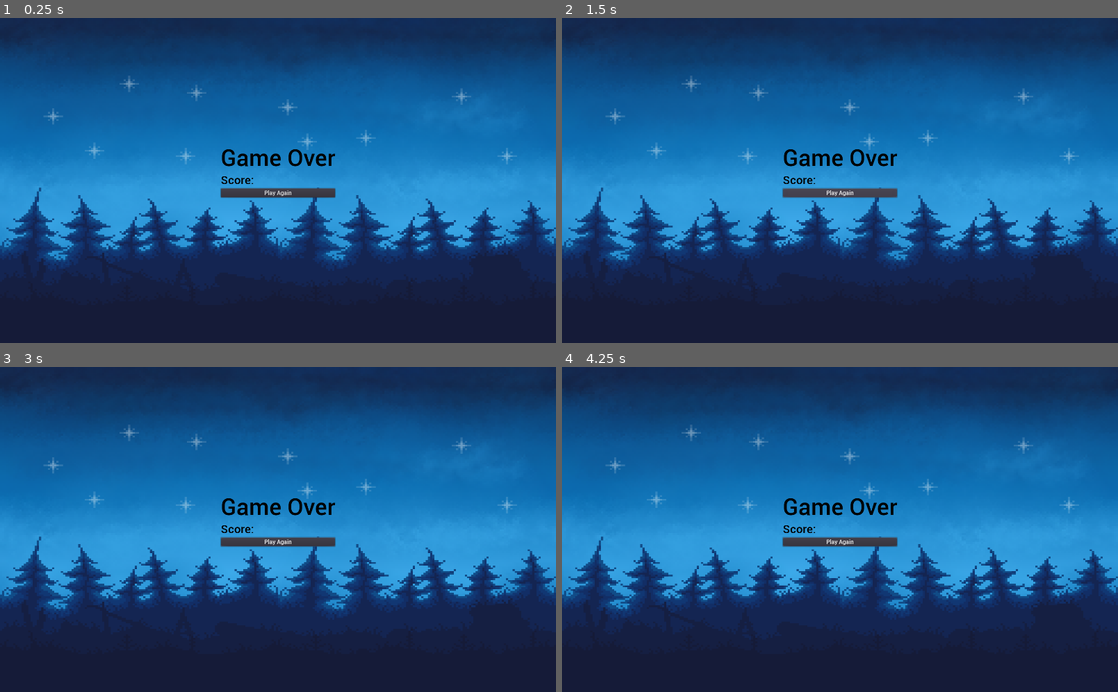
Above: before the commit, frames 1-4 (two rows, left to right).
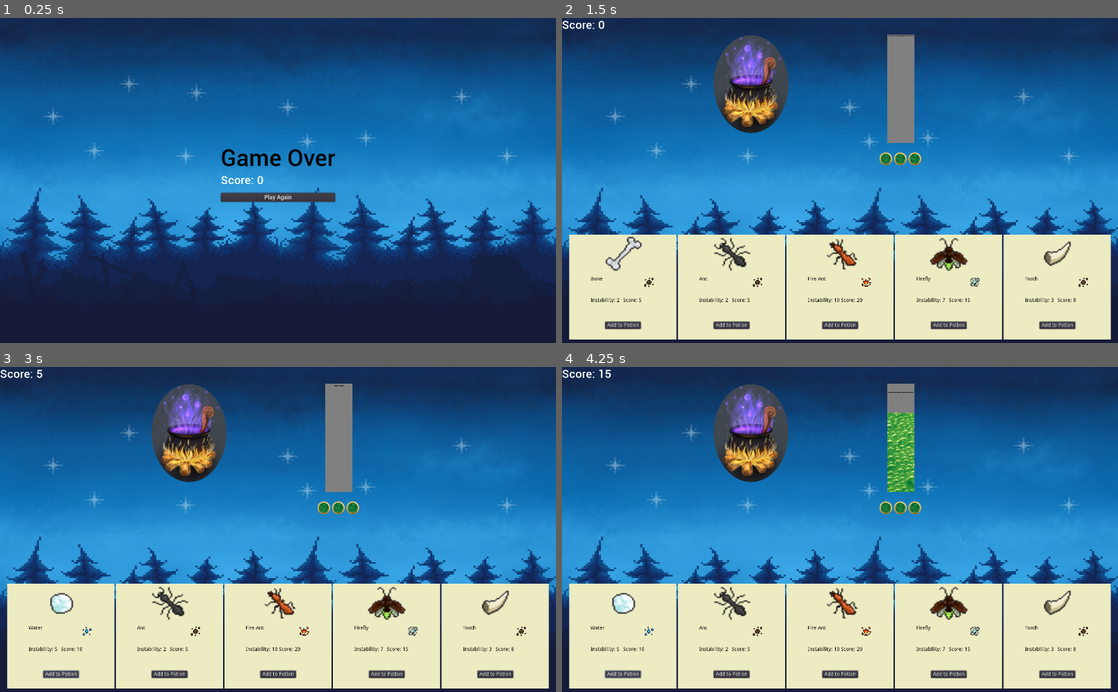
Above: after the commit, the same moments.

Repository: jackslinger/ludum-dare-49
Game: Godot game, scene res://scenes/GameOver.tscn
Same seed, same stepped clock (60 frames per second), same inputs: the game is played once before the commit and once after it. This scene is started directly instead of the project's main scene.
Inputs (mouse positions are in pixels of both pictures, inside the frame that each line leads up to):
- Up to frame 1 (0.25 s): no input
- Up to frame 2 (1.5 s): click "Play Again" at 0.5 s; click (840, 193) at 1.25 s, where only the run before the commit has a clickable "Play Again"
- Up to frame 3 (3 s): click (278, 542) at 2 s, where only the run before the commit has a clickable "Play Again"; click (61, 675) at 2.75 s, where only the run after the commit has a clickable "Add to Potion"
- Up to frame 4 (4.25 s): click (623, 675) at 3.5 s, where only the run after the commit has a clickable "Add to Potion"

The runs differ from the first frame. In frame 1, 0.8% of the frame differs, in the area x 39-61%, y 48-57%; in frame 2, 37%; in frame 3, 37%; in frame 4, 37%, in the area x 0-99%, y 0-99%.
Error after the commit: Invalid get index '17' (on base: 'Array'). (res://scripts/GlobalIngredients.gd:137)

Commit message:
Added a game over screen with score, and a play again button.

Diff:
--- a/scenes/GameOver.tscn
+++ b/scenes/GameOver.tscn
@@ -1,14 +1,12 @@
-[gd_scene load_steps=6 format=2]
+[gd_scene load_steps=7 format=2]
 
 [ext_resource path="res://assets/The Midnight Background.png" type="Texture" id=1]
 [ext_resource path="res://assets/fonts/Roboto-Medium.ttf" type="DynamicFontData" id=2]
+[ext_resource path="res://scenes/Score.tscn" type="PackedScene" id=3]
+[ext_resource path="res://scripts/GameOver.gd" type="Script" id=4]
 
 [sub_resource type="DynamicFont" id=1]
 size = 64
-font_data = ExtResource( 2 )
-
-[sub_resource type="DynamicFont" id=2]
-size = 32
 font_data = ExtResource( 2 )
 
 [sub_resource type="DynamicFont" id=3]
@@ -17,6 +15,7 @@
 [node name="GameOver" type="Control"]
 anchor_right = 1.0
 anchor_bottom = 1.0
+script = ExtResource( 4 )
 __meta__ = {
 "_edit_use_anchors_": false
 }
@@ -50,17 +49,19 @@
 custom_colors/font_color = Color( 0, 0, 0, 1 )
 text = "Game Over"
 
-[node name="Score" type="Label" parent="VBoxContainer"]
+[node name="Score" parent="VBoxContainer" instance=ExtResource( 3 )]
+anchor_right = 0.0
+anchor_bottom = 0.0
 margin_top = 80.0
 margin_right = 316.0
-margin_bottom = 118.0
-custom_fonts/font = SubResource( 2 )
-custom_colors/font_color = Color( 0, 0, 0, 1 )
-text = "Score: "
+margin_bottom = 130.0
+rect_min_size = Vector2( 0, 50 )
 
 [node name="PlayAgain" type="Button" parent="VBoxContainer"]
-margin_top = 122.0
+margin_top = 134.0
 margin_right = 316.0
-margin_bottom = 147.0
+margin_bottom = 159.0
 custom_fonts/font = SubResource( 3 )
 text = "Play Again"
+
+[connection signal="pressed" from="VBoxContainer/PlayAgain" to="." method="_on_PlayAgain_pressed"]
--- a/scripts/Failures.gd
+++ b/scripts/Failures.gd
@@ -11,6 +11,9 @@
 	if failures < max_failures:
 		failures += 1
 		update_icons()
+
+	if failures >= max_failures:
+		get_tree().change_scene("res://scenes/GameOver.tscn")
 
 func update_icons():
 	if failures >= 1:
--- /dev/null
+++ b/scripts/GameOver.gd
@@ -0,0 +1,5 @@
+extends Control
+
+func _on_PlayAgain_pressed():
+	$VBoxContainer/Score.reset()
+	get_tree().change_scene("res://scenes/Main.tscn")
--- a/scripts/Score.gd
+++ b/scripts/Score.gd
@@ -4,11 +4,13 @@
 
 func _ready():
 	score.connect("score_changed", self, "_on_score_changed")
-	score.reset()
 	$RichTextLabel.text = "Score: %s" % score.value
 
 func add_score(delta):
 	score.add_score(delta)
 
+func reset():
+	score.reset()
+
 func _on_score_changed(value):
 	$RichTextLabel.text = "Score: %s" % value
--- a/scripts/ScoreResource.gd
+++ b/scripts/ScoreResource.gd
@@ -3,7 +3,7 @@
 
 signal score_changed(new_value)
 
-var value
+var value = 0
 
 func reset():
 	value = 0
